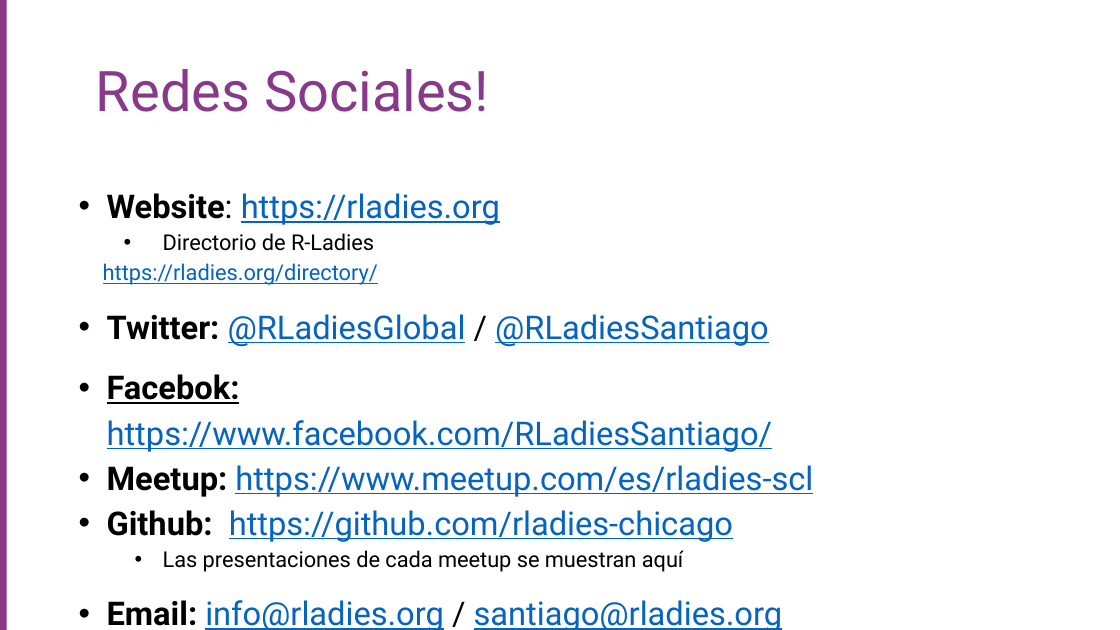
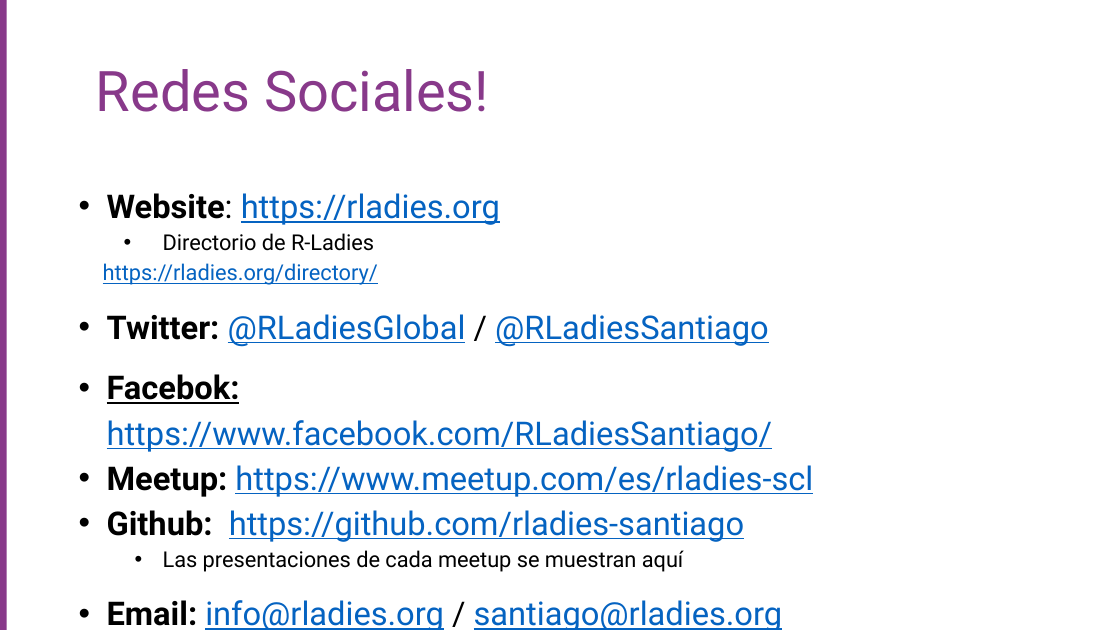
Before and after one commit to rladies/meetup-presentations_santiago, a slide deck: slide 19 of Meetup/Primer meetup R-Ladies Santiago SEPTIEMBRE/1. RLadiesSantiago.pptx. Drawn at 1120x630 pixels with LibreOffice and Linux fonts; fonts in the diff are those of the drawing; background and template pictures are left out. Boxes give left, top, right and bottom in pixels: in the first picture for what was removed or moved away, otherwise in the second. Text is boxed around its words. In the diff, an @@ line names an element or a change of style, - is before the commit and + after.

```diff
--- a/Meetup/Primer meetup R-Ladies Santiago SEPTIEMBRE/1. RLadiesSantiago.pptx
+++ b/Meetup/Primer meetup R-Ladies Santiago SEPTIEMBRE/1. RLadiesSantiago.pptx
@@ text at bbox=[107, 510, 744, 542]: text changed @@
-• Github: https://github.com/rladies-chicago
+• Github: https://github.com/rladies-santiago
```
Also in this commit, not shown: 2 other slides changed, 4 other files.
